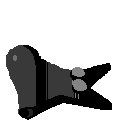
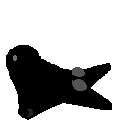
Two versions of the same layered image (123x123). Layer-by-layer changes:
painted on "Background" over [6, 45, 87, 114]
